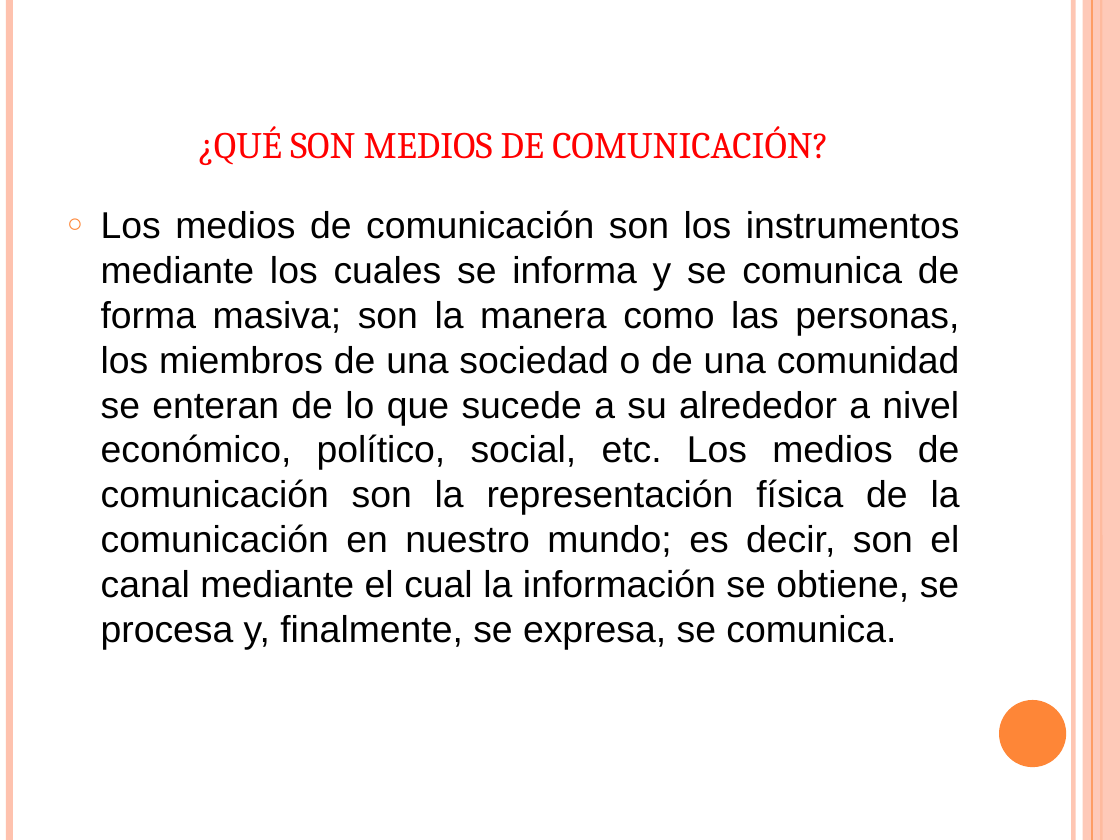
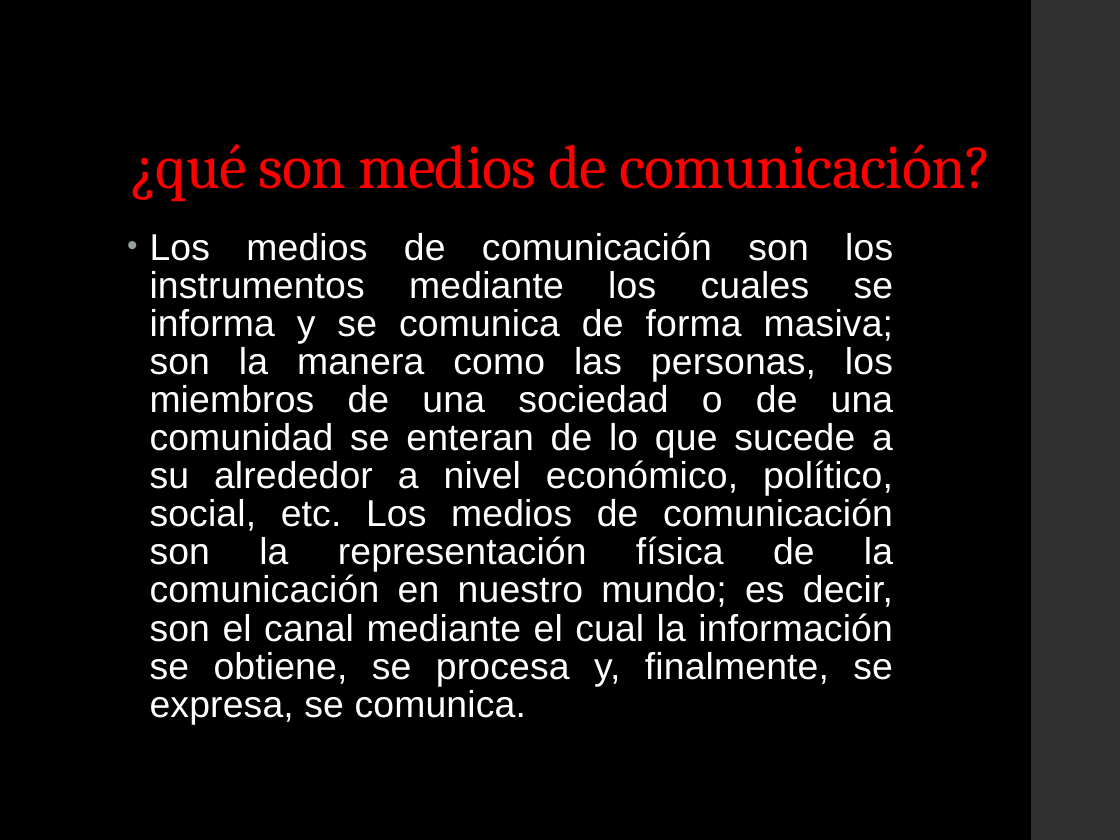
Before and after one commit to eric-vc/Feb-Jun19, a slide deck: slide 14 of Tehuipango/Tecnologías de la información y las comunicaciones/Material adicional/1.1.1 Conceptos.PPTX (slide 13 before the commit). Drawn at 1120x840 pixels with LibreOffice and Linux fonts; fonts in the diff are those of the drawing. Boxes give left, top, right and bottom in pixels: in the first picture for what was removed or moved away, otherwise in the second. Text is boxed around its words. In the diff, an @@ line names an element or a change of style, - is before the commit and + after.

```diff
--- a/Tehuipango/Tecnologías de la información y las comunicaciones/Material adicional/1.1.1 Conceptos.PPTX
+++ b/Tehuipango/Tecnologías de la información y las comunicaciones/Material adicional/1.1.1 Conceptos.PPTX
@@ background #FFFFFF to #000000 @@
@@ line removed from (9, 0) to (9, 840) @@
@@ rectangle: place and size @@
-rectangle at box(1083, 0, 1120, 840)
+rectangle at box(1032, 0, 1120, 840)
@@ rectangle at box(1032, 0, 1120, 840): fill #FEC3AE at 87% opacity to #303030 @@
@@ line removed from (1073, 0) to (1073, 840) @@
@@ line removed from (1092, 0) to (1092, 840) @@
@@ line removed from (1101, 0) to (1101, 840) @@
@@ title "¿qué son medios de comunicación?": place and size @@
-title "¿qué son medios de comunicación?" at box(198, 126, 828, 165)
+title "¿qué son medios de comunicación?" at box(131, 144, 991, 202)
@@ title "¿qué son medios de comunicación?" at box(131, 144, 991, 202): size 30 to 40 pt, letter spacing 0 to -0.5 pt, small capitals off; line spacing 1 to 0.9 @@
@@ text "Los medios de comunicación son ...": place and size @@
-text "Los medios de comunicación son ..." at box(101, 210, 960, 649)
+text "Los medios de comunicación son ..." at box(150, 232, 894, 724)
@@ text "Los medios de comunicación son ..." at box(150, 232, 894, 724): text colour #000000 to #FFFFFF, letter spacing 0 to 0.1 pt; bullet ○ to •; line spacing 1 to 0.85; more space between paragraphs; bullet colour #FE8637 to #93A299 @@
@@ ellipse removed at box(999, 700, 1066, 767) @@
```
Also in this commit, not shown: 14 other slides changed, 3 slides added, 54 other files.
